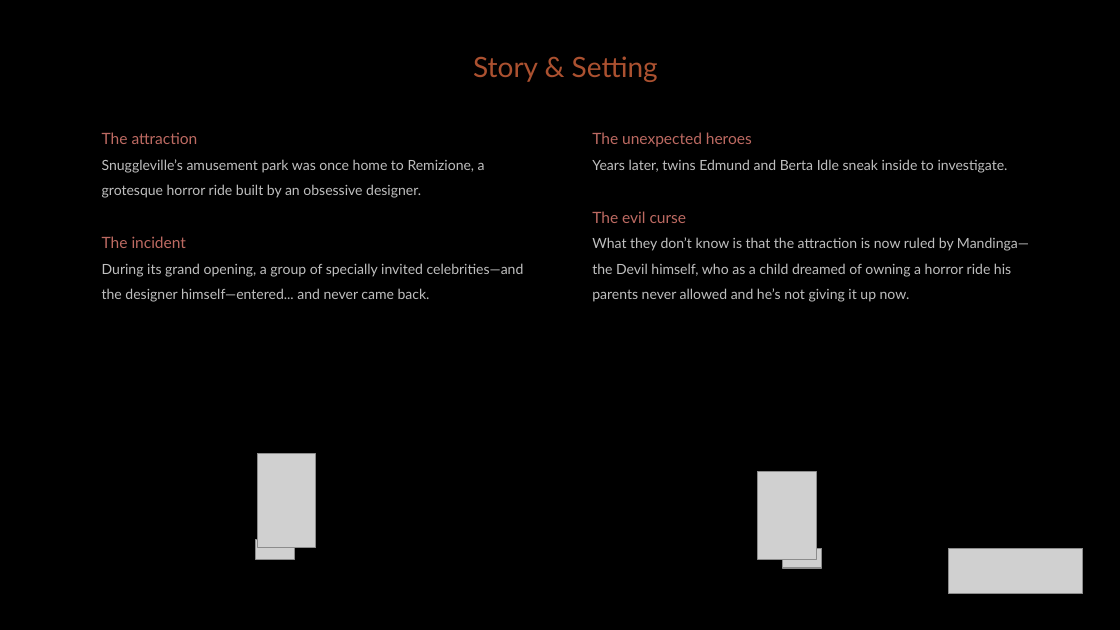
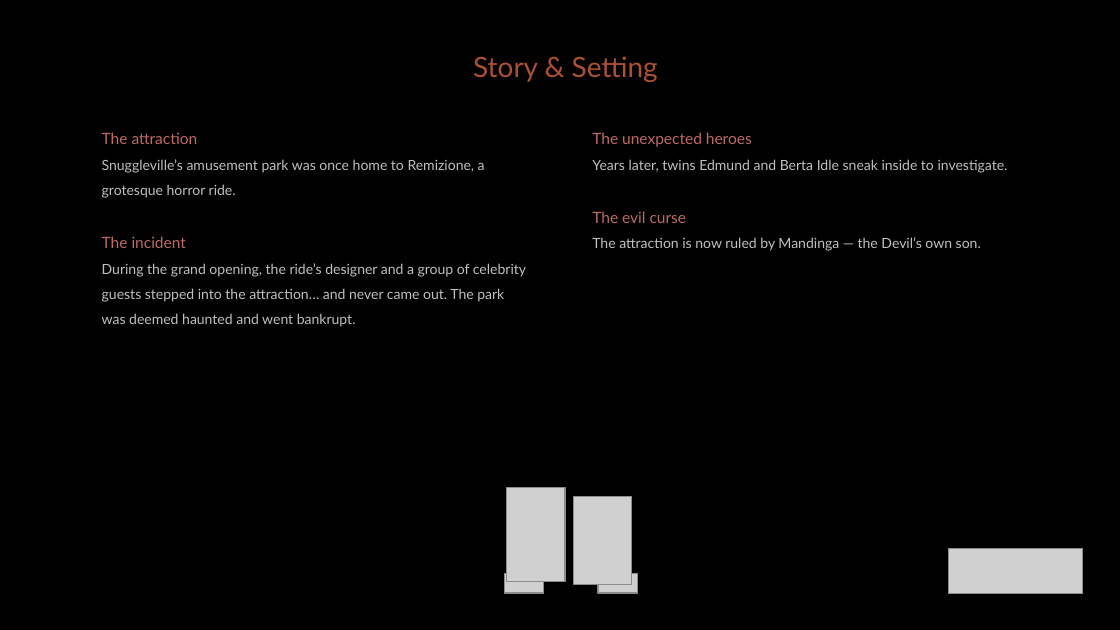
Before and after one commit to diegohcanepa/Remizione, a slide deck: slide 5 of Pitch Deck.pptx. Drawn at 1120x630 pixels with LibreOffice and Linux fonts; fonts in the diff are those of the drawing; grey boxes stand for pictures; background and template pictures are left out. Boxes give left, top, right and bottom in pixels: in the first picture for what was removed or moved away, otherwise in the second. Text is boxed around its words. In the diff, an @@ line names an element or a change of style, - is before the commit and + after.

Commit message:
Updated pitch deck.

```diff
--- a/Pitch Deck.pptx
+++ b/Pitch Deck.pptx
@@ subtitle at [102, 132, 485, 198]: text changed @@
-The attraction
-Snuggleville’s amusement park was once home to Remizione, a grotesque horror ride built by an obsessive designer.
+The attraction
+Snuggleville’s amusement park was once home to Remizione, a grotesque horror ride.
@@ text at [592, 237, 981, 251]: text changed @@
-What they don’t know is that the attraction is now ruled by Mandinga—the Devil himself, who as a child dreamed of owning a horror ride his parents never allowed and he’s not giving it up now.
+The attraction is now ruled by Mandinga — the Devil’s own son.
@@ subtitle at [102, 263, 526, 327]: text changed @@
-During its grand opening, a group of specially invited celebrities—and the designer himself—entered... and never came back.
+During the grand opening, the ride’s designer and a group of celebrity guests stepped into the attraction… and never came out. The park was deemed haunted and went bankrupt.
@@ picture: place and size @@
-picture at [258, 454, 316, 548]
+picture at [506, 487, 564, 581]
@@ picture: place and size @@
-picture at [758, 472, 816, 559]
+picture at [573, 496, 632, 584]
@@ picture: place and size @@
-picture at [255, 540, 295, 560]
+picture at [505, 573, 544, 594]
@@ picture: place and size @@
-picture at [783, 549, 822, 569]
+picture at [598, 573, 637, 594]
```
Also in this commit, not shown: 2 other slides changed.
